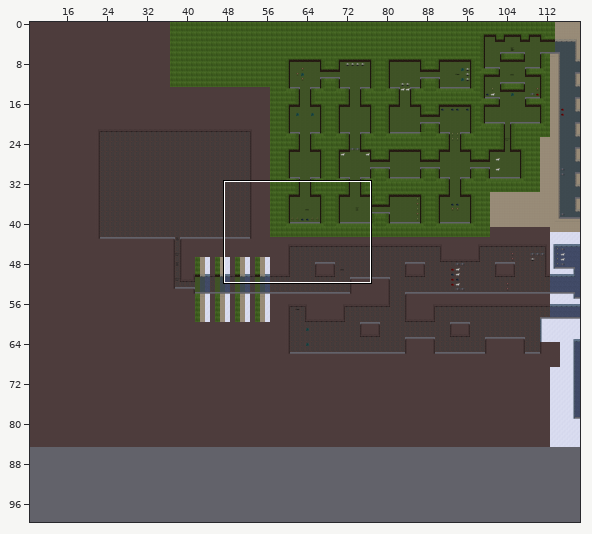
A Tiled map gets an edit: Tools/Working Level Editor/Final Level.tmx. The first picture is a wide view before the edit; the outline marks the close-up.
Close-up. Before the commit:
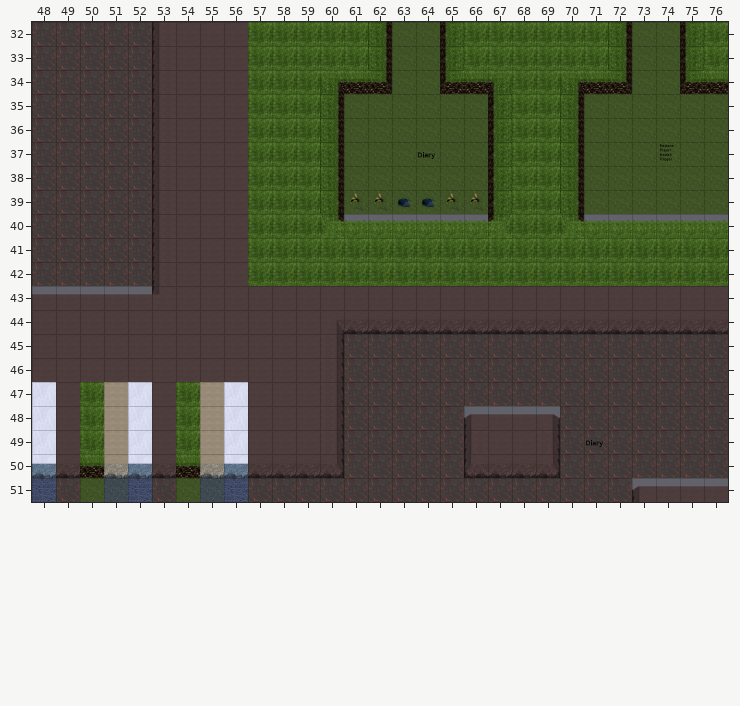
Cells are 64x64 px. Shown: x 48..76, y 32..51. The commit also changed other parts of the map, which this record leaves out. The old version is drawn lined up with the new one.
After the commit:
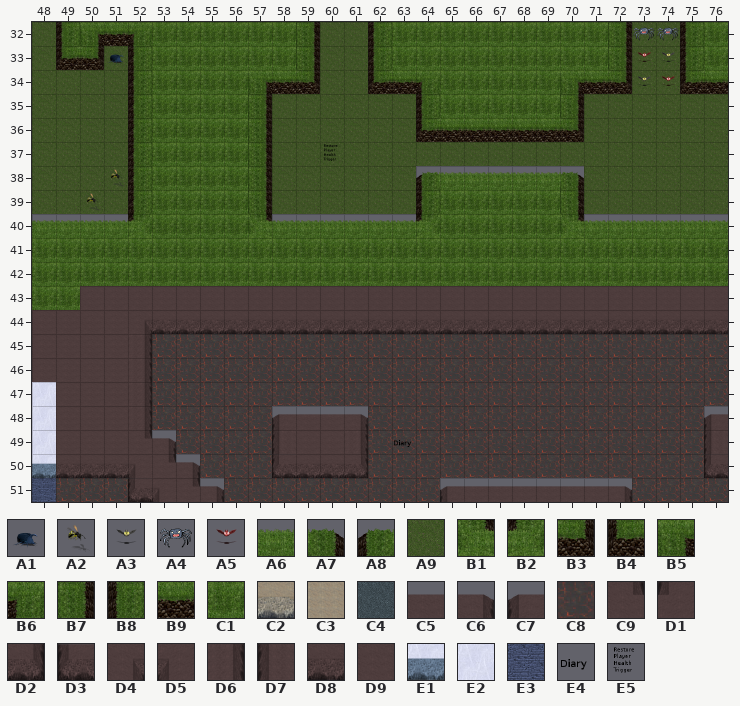
Key: from "Enemies": A1 0 "Beetle", A2 2 "Wasp", A3 3 "ElectricBat", A4 5 "Spider", A5 14 "Fire Bat"; from "Floors/Walls": A6 0 "Bottom", A7 1 "BottomConvexCorner", A8 2 "BottomConvexCorner", A9 3 "Floor", B1 4 "BottomCorner", B2 5 "BottomCorner", B3 6 "ConvexCorner", B4 7 "ConvexCorner", B5 8 "Corner", B6 9 "Corner", B7 10 "SideWall", B8 11 "SideWall", B9 12 "Wall", C1 13 "TopArea", C2 15 "Wall", C3 26 "TopArea", C4 27 "Floor", C5 28 "Bottom", C6 29 "BottomConvexCorner", C7 30 "BottomConvexCorner", C8 31 "Floor", C9 32 "BottomCorner", D1 33 "BottomCorner", D2 34 "ConvexCorner", D3 35 "ConvexCorner", D4 36 "Corner", D5 37 "Corner", D6 38 "SideWall", D7 39 "SideWall", D8 40 "Wall", D9 41 "TopArea", E1 43 "Wall", E2 54 "TopArea", E3 55 "Floor"; from "Objects": E4 4 "Diary Entry", E5 8 "Restore Player Health Tr".
__ is an empty cell.
See-through tiles are keyed as they look on the map.
Changes in this commit:
map size 173x85 -> 200x100 cells (old content now starts at 8,0; both pictures use the new coordinates)
Layer "Level":
y 32: x 48..56 C8 C8 C8 C8 C8 D7 D9 D9 D9 -> A9 B8 B5 B9 B6 C1 C1 C1 C1; x 59..65 C1 C1 C1 B7 A9 A9 B8 -> B7 A9 A9 B8 C1 C1 C1
y 33: x 48..56 C8 C8 C8 C8 C8 D7 D9 D9 D9 -> A9 B4 B3 A9 B8 C1 C1 C1 C1; x 59..65 C1 C1 C1 B7 A9 A9 B8 -> B7 A9 A9 B8 C1 C1 C1
y 34: x 48..67 C8 C8 C8 C8 C8 D7 D9 D9 D9 C1 C1 C1 B5 B9 B3 A9 A9 B4 B9 B6 -> A9 A9 A9 A9 B8 C1 C1 C1 C1 B5 B9 B3 A9 A9 B4 B9 B6 C1 C1 C1
y 35: x 48..60 C8 C8 C8 C8 C8 D7 D9 D9 D9 C1 C1 C1 B7 -> A9 A9 A9 A9 B8 C1 C1 C1 C1 B7 A9 A9 A9; x 64..67 A9 A9 A9 B8 -> B8 C1 C1 C1
y 36: x 48..60 C8 C8 C8 C8 C8 D7 D9 D9 D9 C1 C1 C1 B7 -> A9 A9 A9 A9 B8 C1 C1 C1 C1 B7 A9 A9 A9; x 64..70 A9 A9 A9 B8 C1 C1 B7 -> B4 B9 B9 B9 B9 B9 B3
y 37: x 48..60 C8 C8 C8 C8 C8 D7 D9 D9 D9 C1 C1 C1 B7 -> A9 A9 A9 A9 B8 C1 C1 C1 C1 B7 A9 A9 A9; x 67..70 B8 C1 C1 B7 -> A9 A9 A9 A9
y 38: x 48..60 C8 C8 C8 C8 C8 D7 D9 D9 D9 C1 C1 C1 B7 -> A9 A9 A9 A9 B8 C1 C1 C1 C1 B7 A9 A9 A9; x 64..70 A9 A9 A9 B8 C1 C1 B7 -> A8 A6 A6 A6 A6 A6 A7
y 39: x 48..60 C8 C8 C8 C8 C8 D7 D9 D9 D9 C1 C1 C1 B7 -> A9 A9 A9 A9 B8 C1 C1 C1 C1 B7 A9 A9 A9; x 64..67 A9 A9 A9 B8 -> B8 C1 C1 C1
y 40: x 48..60 C8 C8 C8 C8 C8 D7 D9 D9 D9 C1 C1 C1 B1 -> A6 A6 A6 A6 B2 C1 C1 C1 C1 B1 A6 A6 A6; x 64..67 A6 A6 A6 B2 -> B2 C1 C1 C1
y 41..42: x 48..56 C8 C8 C8 C8 C8 D7 D9 D9 D9 -> C1 C1 C1 C1 C1 C1 C1 C1 C1
y 43: x 48..53 C5 C5 C5 C5 C5 D1 -> C1 C1 D9 D9 D9 D9
y 44: x 52..60 D9 D9 D9 D9 D9 D9 D9 D9 D4 -> D4 D8 D8 D8 D8 D8 D8 D8 D8
y 45..46: x 52..60 D9 D9 D9 D9 D9 D9 D9 D9 D6 -> D6 C8 C8 C8 C8 C8 C8 C8 C8
y 47: x 50..60 C1 C3 E2 D9 C1 C3 E2 D9 D9 D9 D6 -> D9 D9 D6 C8 C8 C8 C8 C8 C8 C8 C8
y 48: x 50..61 C1 C3 E2 D9 C1 C3 E2 D9 D9 D9 D6 C8 -> D9 D9 D6 C8 C8 C8 C8 C8 C7 C5 C5 C6; x 66..69 C7 C5 C5 C6 -> C8 C8 C8 C8; x 76 C8 -> C7
y 49: x 50..58 C1 C3 E2 D9 C1 C3 E2 D9 D9 -> D9 D9 C9 C6 C8 C8 C8 C8 D7; x 60..61 D6 C8 -> D9 D6; x 66..69 D7 D9 D9 D6 -> C8 C8 C8 C8; x 76 C8 -> D7
y 50: x 50..58 B9 C2 E1 D8 B9 C2 E1 D8 D8 -> D8 D8 D5 C9 C6 C8 C8 C8 D3; x 60..61 D2 C8 -> D8 D2; x 66..69 D3 D8 D8 D2 -> C8 C8 C8 C8; x 76 C8 -> D3
y 51: x 50..56 A9 C4 E3 C8 A9 C4 E3 -> C8 C8 D3 D5 C9 C6 C8; x 65..76 C8 C8 C8 C8 C8 C8 C8 C8 C7 C5 C5 C5 -> C7 C5 C5 C5 C5 C5 C5 C6 C8 C8 C8 C8
Layer "Enemies":
y 32: x 73..74 __ __ -> A4 A4
y 33: x 51 __ -> A1; x 73..74 __ __ -> A5 A3
y 34: x 73..74 __ __ -> A3 A5
y 38: x 51 __ -> A2
y 39: x 50 __ -> A2; x 61..66 A2 A2 A1 A1 A2 A2 -> __ __ __ __ __ __
Layer "Objects":
y 37: x 60 __ -> E5; x 74 E5 -> __
Layer "Objects #3":
y 37: x 64 E4 -> __
y 49: x 63 __ -> E4; x 71 E4 -> __
